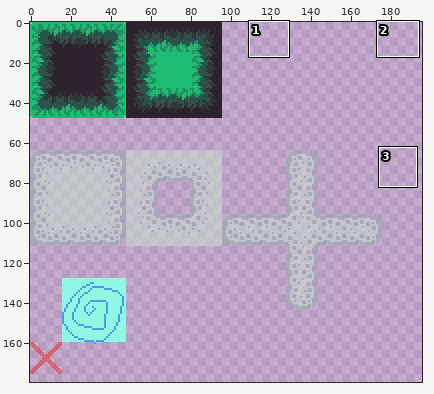
Edited in one commit: pixel-art file (Aseprite/Environment/Tilemap/Tilemap.aseprite). Above, an overview of the earlier version with the close-up marked.
Close-up. Before the commit:
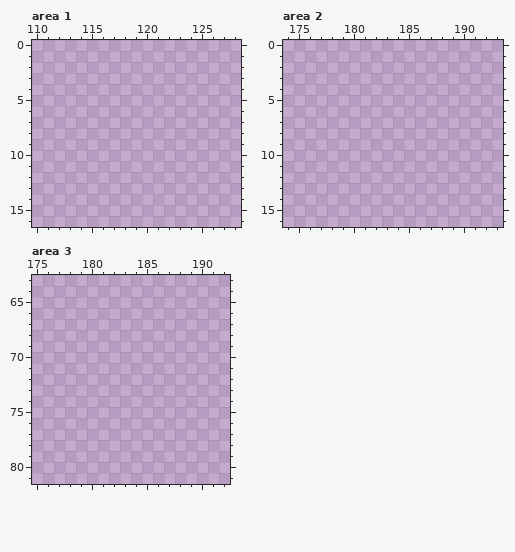
256x256 pixels, 1 frame. Shown: area 1: x 110..128, y 0..16; area 2: x 174..193, y 0..16; area 3: x 175..192, y 63..81. The wide view leaves out empty margins. The commit also changed other parts of the picture, which this record leaves out.
After the commit:
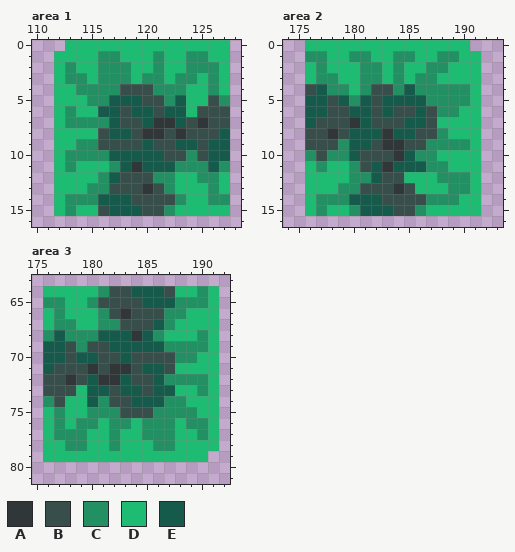
Palette (. is transparent): A #313638  B #374e4a  C #239063  D #1ebc73  E #165a4c
Diff:
Changed rows in their new state; - is an unchanged pixel.
Area 1, layer "Layer 1":
first column x 112:
 0 -DDDDDDDDDDDDDDD
 1 DDDDCCDDDCDDCCDD
 2 DCDDCCCDDCDDCCCD
 3 DCCDCCCDCCDCCDCD
 4 DDCCCCBBBCCCDDCD
 5 DDDCCEEEBBCEDDBC
 6 DCDDEEBEEBEEDBBB
 7 DCCCCEBBEAAEBABB
 8 DDDDBEEBAABABBBE
 9 DDCCBBBBEBBEEBEE
10 DCCCCEEEEEBBCBEE
11 DCDDDCEAEEECCCEC
12 DDDDCEBBBCCDDCCD
13 DDDCCBBBABCDDDCD
14 DCCCEEEBBBBCDDCC
15 DCDDBEEEBBCDDDDD
Area 2, layer "Layer 1":
first column x 176:
 0 DDDDDDDDDDDDDDD-
 1 CCDDCCDDCCDDCCDD
 2 DCDDDCCDCDDCCDDD
 3 DCCDDCCDCDCCDDDD
 4 BECCDCBBCECCCCCD
 5 EEBECEBEEEECCCCD
 6 EEBBEEBEBBEBCCDD
 7 EBBBAEBBBEEBDDDD
 8 BBABEEEAEEBBCDDD
 9 BBBCEEBAABBCCCCD
10 CBCCEBBBAECCDDDD
11 DCDDCBEAEEECCDDD
12 DDDDCCEBBDDDCCCD
13 DDDCCBBBABDDDCCD
14 DCCCEEEBBBBCCCDD
15 DCDDCEEEBBCDDDDD
Area 3, layer "Layer 1":
first column x 176:
64 DDDDDCBBEEEBDDCD
65 CCDDCBBBBEEECCCD
66 DCDDDCBABBBCCDDD
67 DCCDDCCBBBECDDDD
68 CECCCEEEAECDDDCD
69 EEBCBBEEEEECCCCD
70 EEBEEBBEBBBBCCDD
71 EBBBABAABEEBDDDD
72 BBABEAAEBBECCCCD
73 BBBDEEBEEBEEDDCD
74 CBDDECBBEEECCDDD
75 DCDDCCCBBBCCCCDD
76 DCDCCDCCDCCCDCCD
77 DCCCDDCDDCCCDDCD
78 DDCCDDCDDDCCDDDD
79 DDDDDDDDDDDDDDD-
Changed places in both close-ups, as pixel boxes (x1, y1, x2, y2):
added: (54, 40, 230, 216)
added: (305, 40, 481, 216)
added: (43, 286, 219, 462)
